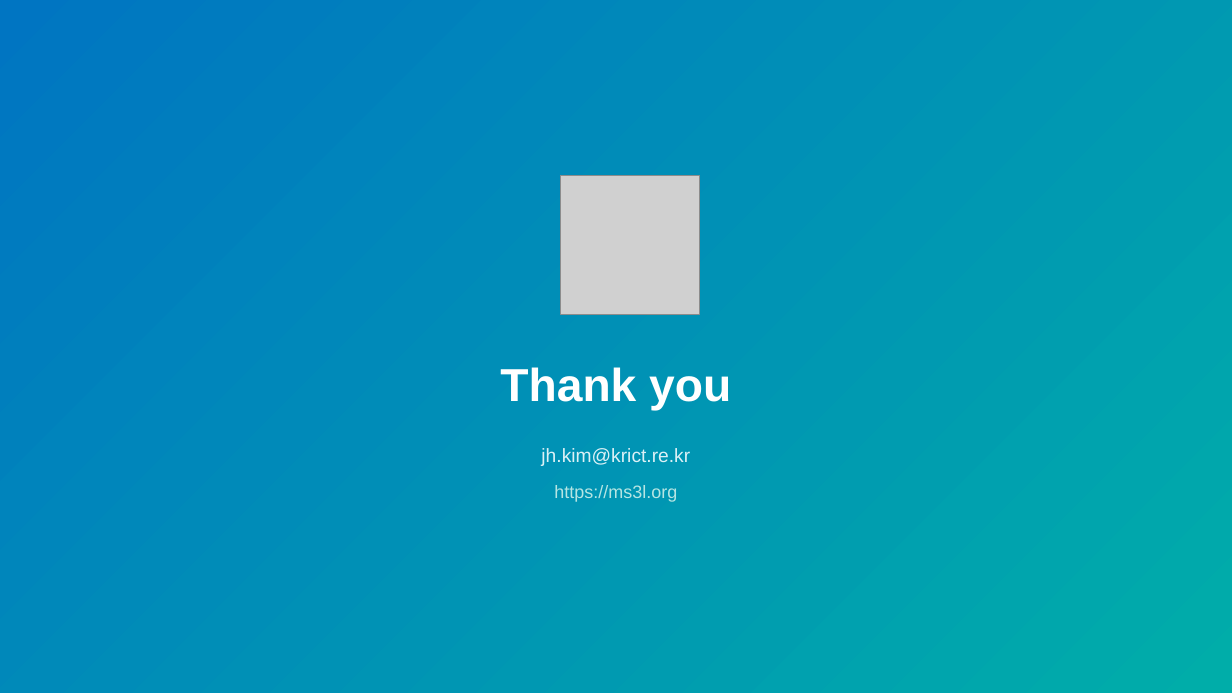
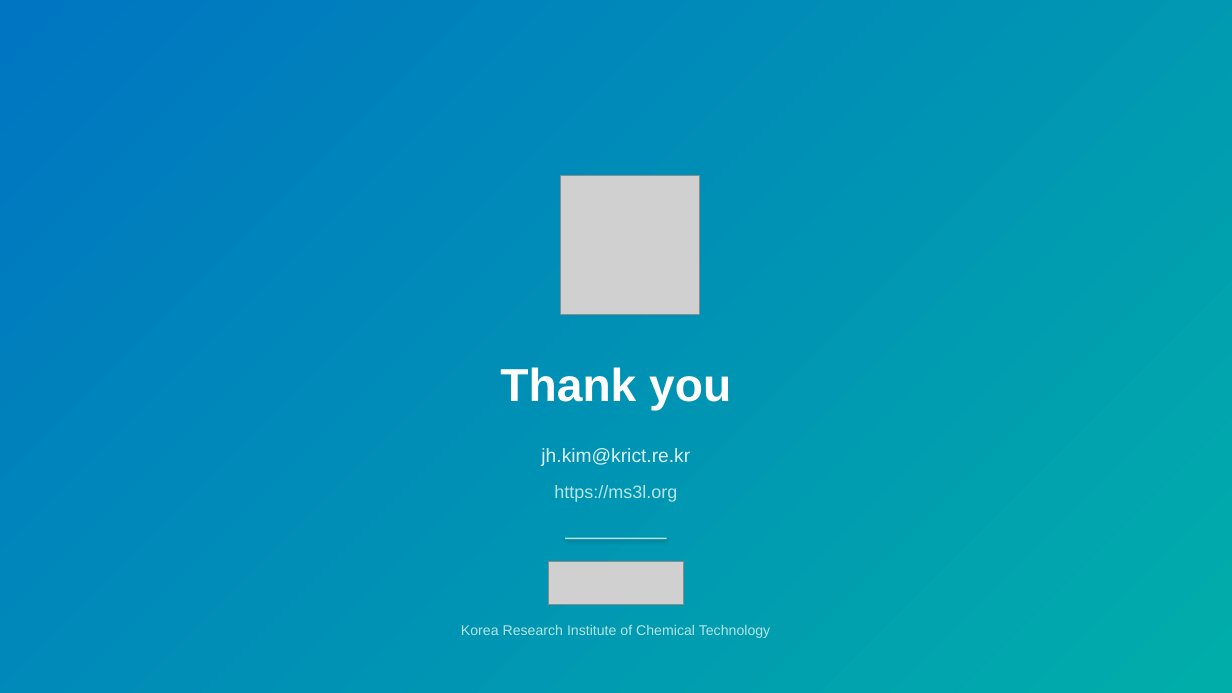
Before and after one commit to enthusiast87/MS3L.io, a slide deck: slide 6 of assets/templates/MS3L_presentation_template_gradient.pptx. Drawn at 1232x693 pixels with LibreOffice and Linux fonts; fonts in the diff are those of the drawing; grey boxes stand for pictures. Boxes give left, top, right and bottom in pixels: in the first picture for what was removed or moved away, otherwise in the second. Text is boxed around its words. In the diff, an @@ line names an element or a change of style, - is before the commit and + after.

```diff
--- a/assets/templates/MS3L_presentation_template_gradient.pptx
+++ b/assets/templates/MS3L_presentation_template_gradient.pptx
@@ rectangle added at (566, 538, 667, 539), fill #B6E5E3 @@
@@ picture added at (549, 562, 684, 604) @@
@@ text added at (461, 625, 771, 638), 11 pt, text #B6E5E3 @@
+Korea Research Institute of Chemical Technology
```
Also in this commit, not shown: 5 other slides changed, 6 other files.
